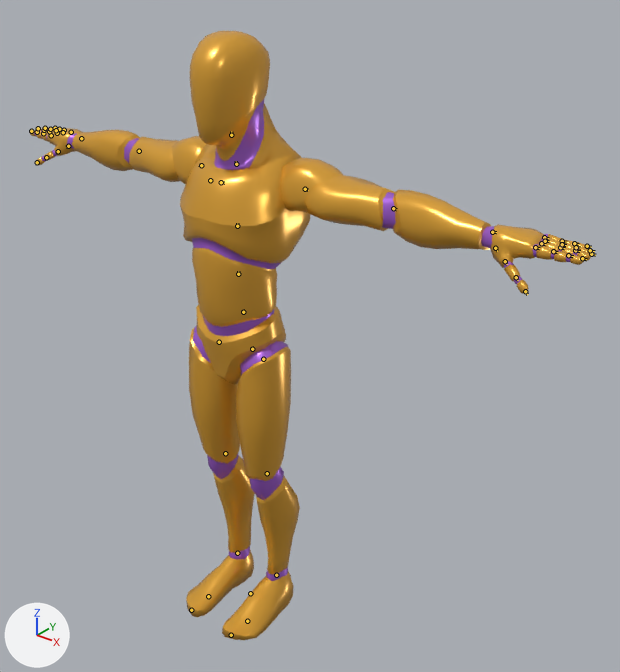
The glTF model apps/web/public/models/anim-library.glb: old version first, new version second.
Rendered twice from a 50 mm camera at (1.58, -1.65, 2.08) aimed at (0.21, 0.06, 1.02). Arrows for +X, +Y and +Z are at lower left; the lights stay in place. The picture after the commit comes second. The bones that bend it are drawn over the model as lines.

The first picture shows 'Mannequin'.
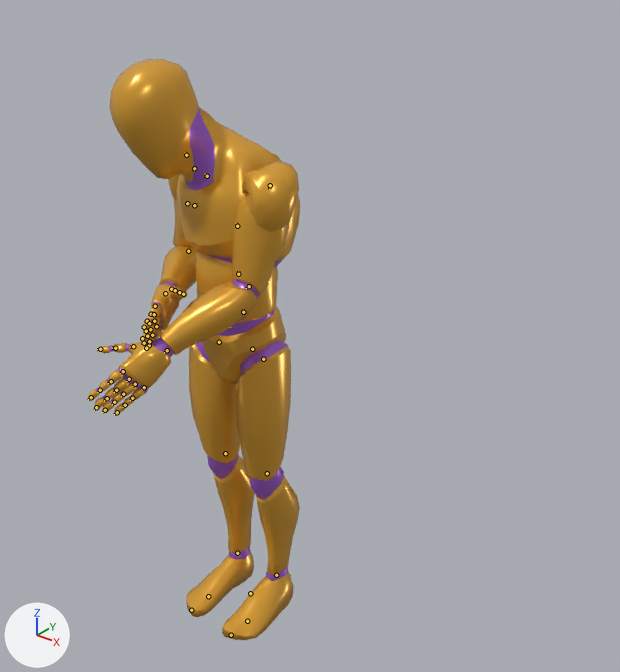
Commit message: feat(anim): PoE2-style player run fitted to measured gait curves, behind VITE_POE2_RUN

The newer file adds an action. The first version stands in its rest pose; the second is drawn at frame 0 of the action 'Rig|Bow_RunCarry'.

Where the change shows, as pixel boxes (x1, y1, x2, y2) in the pictures (620 x 672 px):
'Mannequin', posed (62% narrower)
    before: (29, 31, 592, 640)
    after: (89, 59, 300, 640)
bone 'spine_03', root to tip
    before: (237, 226) to (237, 223)
    after: (237, 226) to (236, 223)
bone 'upperarm_l', root to tip
    before: (305, 189) to (308, 190)
    after: (270, 185) to (269, 189)
bone 'lowerarm_l', root to tip
    before: (393, 208) to (396, 209)
    after: (249, 286) to (246, 288)
bone 'upperarm_r', root to tip
    before: (201, 165) to (199, 165)
    after: (194, 168) to (194, 171)
bone 'lowerarm_r', root to tip
    before: (139, 151) to (137, 150)
    after: (188, 251) to (187, 252)

The change in detail:
Bone 'spine_03' (bone_spine_03) turns from (0, 0, 0) to (28, -14, 5) degrees about its own x, y and z.
Bone 'upperarm_l' (bone_upperarm_l) turns from (0, 0, 0) to (47, 23, -81) degrees about its own x, y and z.
Bone 'lowerarm_l' (bone_lowerarm_l) turns from (0, 0, 0) to (42, -6, 6) degrees about its own x, y and z.
Bone 'upperarm_r' (bone_upperarm_r) turns from (0, 0, 0) to (41, -43, 38) degrees about its own x, y and z.
Bone 'lowerarm_r' (bone_lowerarm_r) turns from (0, 0, 0) to (92, 14, 3) degrees about its own x, y and z.
